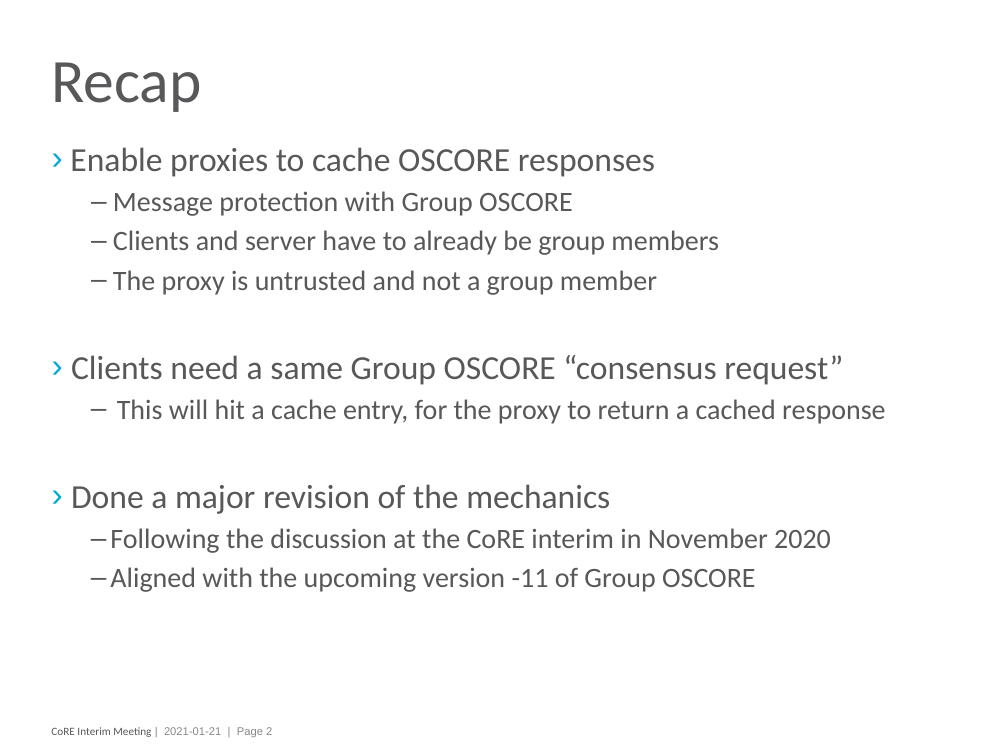
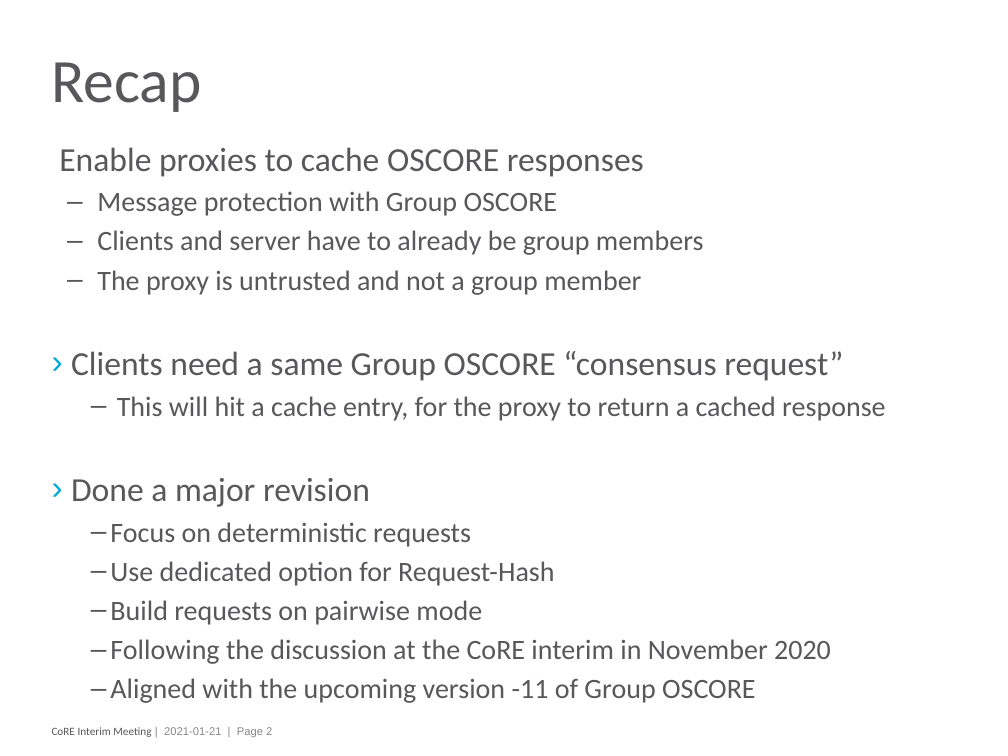
Before and after one commit to core-wg/cacheable-oscore, a slide deck: slide 2 of presentations/2021-01-21-interim/2021-01-21-core-cachable-oscore.pptx. Drawn at 1008x756 pixels with LibreOffice and Linux fonts; fonts in the diff are those of the drawing. Boxes give left, top, right and bottom in pixels: in the first picture for what was removed or moved away, otherwise in the second. Text is boxed around its words. In the diff, an @@ line names an element or a change of style, - is before the commit and + after.

```diff
--- a/presentations/2021-01-21-interim/2021-01-21-core-cachable-oscore.pptx
+++ b/presentations/2021-01-21-interim/2021-01-21-core-cachable-oscore.pptx
@@ text at <box>59,147,885,703</box>: bullet › to none @@
@@ text at <box>71,478,554,625</box>: text changed; size 24 to 20 pt @@
-› Done a major revision of the mechanics
+› Done a major revision
+  – Focus on deterministic requests
+  – Use dedicated option for Request-Hash
+  – Build requests on pairwise mode
```
Also in this commit, not shown: 6 other slides changed, 1 slide added.
